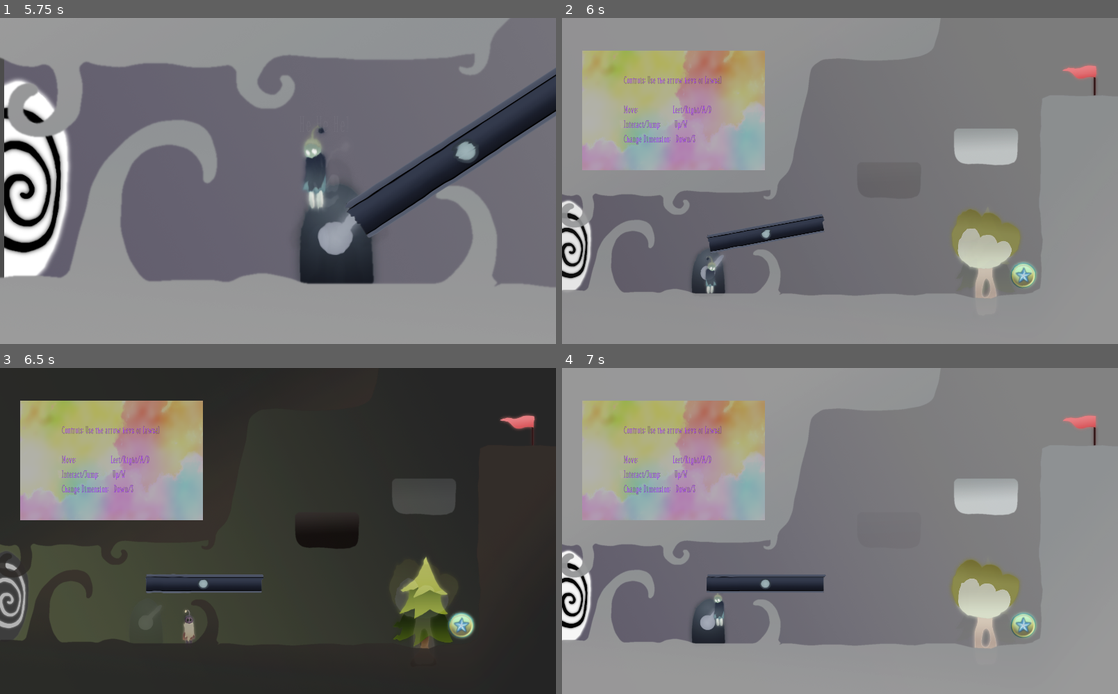
Above: before the commit, frames 1-4 (two rows, left to right).
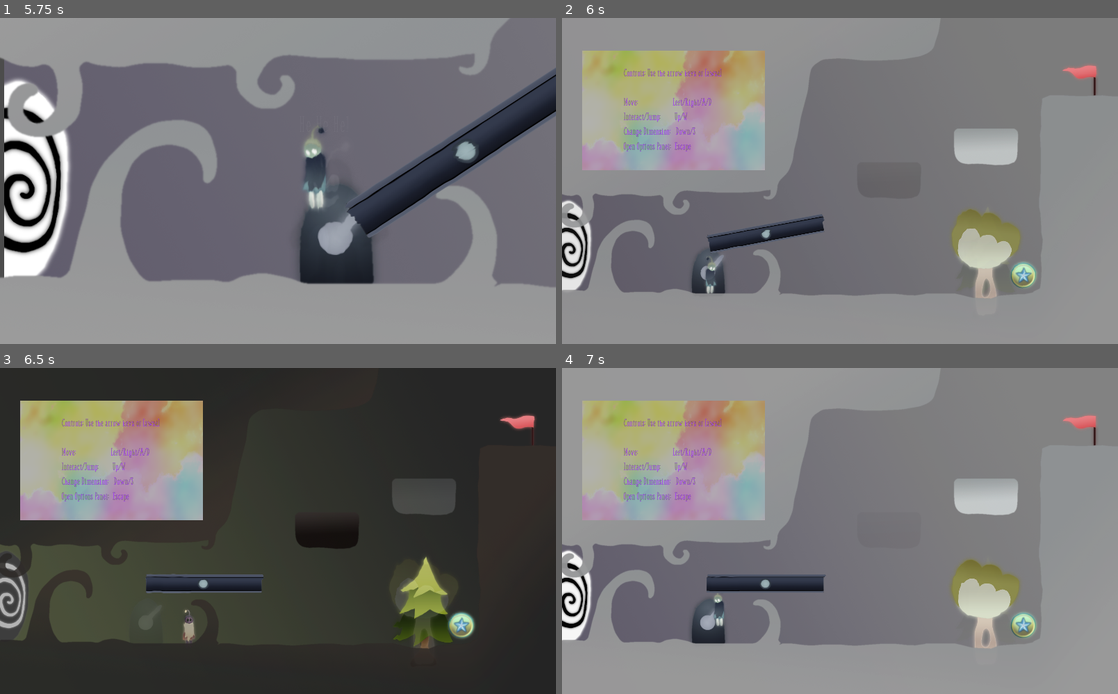
Above: after the commit, the same moments.

Repository: Dimension-Omega/misty-marshes
Game: Godot game, scene res://data/main/Main.tscn
The game is run twice, just before and just after one commit, with the same random seed, the same clock (stepped at 60 frames per second) and the same inputs.
Inputs:
- Up to frame 1 (5.75 s): tap Enter (ui_accept) at 0.5 s; hold Right (right) 0.53-1.25 s; hold Space (duality) 0.53-1.25 s; tap Up (jump) at 0.77, 2.27, 3.77, 4.52, 5.27 s; click "1" at 1.25 s; hold Right (right) 2.03-2.78 s; tap 1 at 2.1 s; hold A (left) 2.78-3.53 s; tap 2 at 2.85 s; hold Right (right) 3.53-5.03 s; tap 5 at 3.6 s; tap 6 at 4.35 s; hold A (left) from 5.03 s (still down); tap I at 5.1 s
- Up to frame 2 (6 s): release A (left) at 5.78 s; hold Right (right) from 5.78 s (still down); tap 0 at 5.85 s
- Up to frame 3 (6.5 s): keep holding Right (right)
- Up to frame 4 (7 s): release Right (right) at 6.53 s; hold A (left) from 6.53 s (still down); tap Space (duality) at 6.6 s; tap Up (jump) at 6.77 s

Frame 1 is identical in both runs. In frame 2, 0.8% of the frame differs, in the area x 11-29%, y 15-41%; in frame 3, 0.8%; in frame 4, 0.8%.

Commit message:
Removed tooltips from buttons with shortcuts and set level music to -10db

Diff:
--- a/data/levels/1/level_1.tscn
+++ b/data/levels/1/level_1.tscn
@@ -145,20 +145,22 @@
 anchor_right = 0.5
 anchor_bottom = 0.5
 margin_left = -184.5
-margin_top = -138.5
+margin_top = -166.5
 margin_right = 184.5
-margin_bottom = 138.5
+margin_bottom = 166.5
 text = "Controls: Use the arrow keys or [awsd]
 
 Move:                    Left/Right/A/D
 Interact/Jump:        Up/W
-Change Dimension:   Down/S"
+Change Dimension:   Down/S
+Open Options Panel:  Escape"
 __meta__ = {
 "_edit_use_anchors_": false
 }
 
 [node name="AudioStreamPlayer" type="AudioStreamPlayer" parent="."]
 stream = ExtResource( 16 )
+volume_db = -10.0
 autoplay = true
 bus = "Music"
 
--- a/data/levels/2/level_2.tscn
+++ b/data/levels/2/level_2.tscn
@@ -126,5 +126,6 @@
 
 [node name="AudioStreamPlayer" type="AudioStreamPlayer" parent="."]
 stream = ExtResource( 15 )
+volume_db = -10.0
 autoplay = true
 bus = "Music"
--- a/data/levels/3/level_3.tscn
+++ b/data/levels/3/level_3.tscn
@@ -130,5 +130,6 @@
 
 [node name="AudioStreamPlayer" type="AudioStreamPlayer" parent="."]
 stream = ExtResource( 4 )
+volume_db = -10.0
 autoplay = true
 bus = "Music"
--- a/data/menu/GameMenu.tscn
+++ b/data/menu/GameMenu.tscn
@@ -59,6 +59,7 @@
 focus_neighbour_bottom = NodePath("../Mute")
 focus_next = NodePath("../Mute")
 focus_previous = NodePath("../Exit")
+shortcut_in_tooltip = false
 shortcut = ExtResource( 2 )
 text = "Continue"
 flat = true
--- a/data/menu/MainMenu.tscn
+++ b/data/menu/MainMenu.tscn
@@ -24,6 +24,9 @@
 anchor_bottom = 1.0
 texture = ExtResource( 1 )
 expand = true
+__meta__ = {
+"_edit_use_anchors_": false
+}
 
 [node name="Buttons" type="Control" parent="."]
 anchor_left = 0.5
@@ -319,6 +322,7 @@
 margin_top = -80.0
 margin_right = -29.0
 margin_bottom = -21.0
+shortcut_in_tooltip = false
 shortcut = ExtResource( 6 )
 text = "Back"
 flat = true
@@ -371,6 +375,7 @@
 margin_top = -80.0
 margin_right = -29.0
 margin_bottom = -21.0
+shortcut_in_tooltip = false
 shortcut = ExtResource( 6 )
 text = "Back"
 flat = true
@@ -423,6 +428,7 @@
 margin_top = -80.0
 margin_right = -29.0
 margin_bottom = -21.0
+shortcut_in_tooltip = false
 shortcut = ExtResource( 6 )
 text = "Back"
 flat = true
